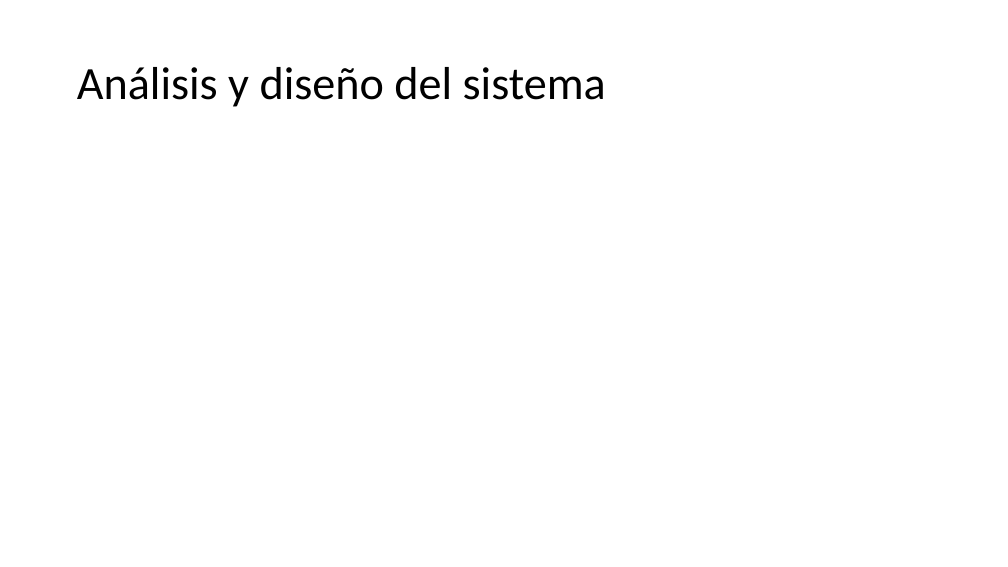
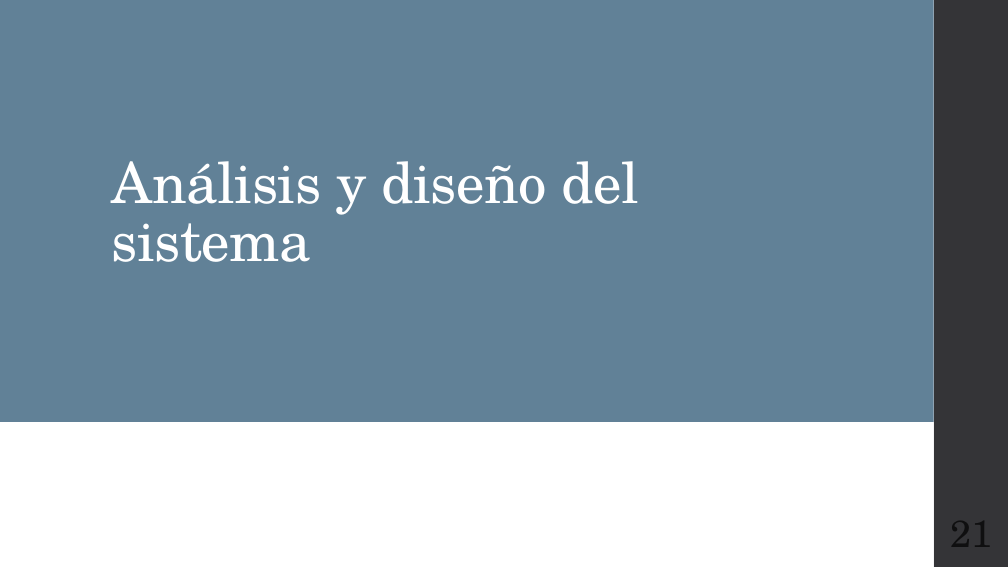
Before and after one commit to Osw1997/Proyecto-Terminal-1, a slide deck: slide 21 of Final/Presentacion.pptx (slide 16 before the commit). Drawn at 1008x567 pixels with LibreOffice and Linux fonts; fonts in the diff are those of the drawing. Boxes give left, top, right and bottom in pixels: in the first picture for what was removed or moved away, otherwise in the second. Text is boxed around its words. In the diff, an @@ line names an element or a change of style, - is before the commit and + after.

```diff
--- a/Final/Presentacion.pptx
+++ b/Final/Presentacion.pptx
@@ rectangle added at [0,0,38,567], fill #6F6F74 @@
@@ rectangle added at [0,0,934,567], fill #FFFFFF @@
@@ rectangle added at [0,0,934,423], fill #618197 @@
@@ rectangle added at [934,0,1008,567], fill #353537 @@
@@ title "Análisis y diseño del sistema": place and size @@
-title "Análisis y diseño del sistema" at [77,67,606,107]
+title "Análisis y diseño del sistema" at [112,161,639,262]
@@ title "Análisis y diseño del sistema" at [112,161,639,262]: size 44 to 54 pt, font Calibri to TeX Gyre Schola, text colour #000000 to #FFFFFF, letter spacing 0 to -0.5 pt; line spacing 0.9 to 0.85 @@
@@ rectangle added at [0,422,934,567], fill #FFFFFF @@
@@ page number added at [950,504,992,559], 36 pt, text #000000 at 70% opacity @@
+21
```
Also in this commit, not shown: 13 other slides changed, 13 slides added, 4 slides removed, 2 other files.
